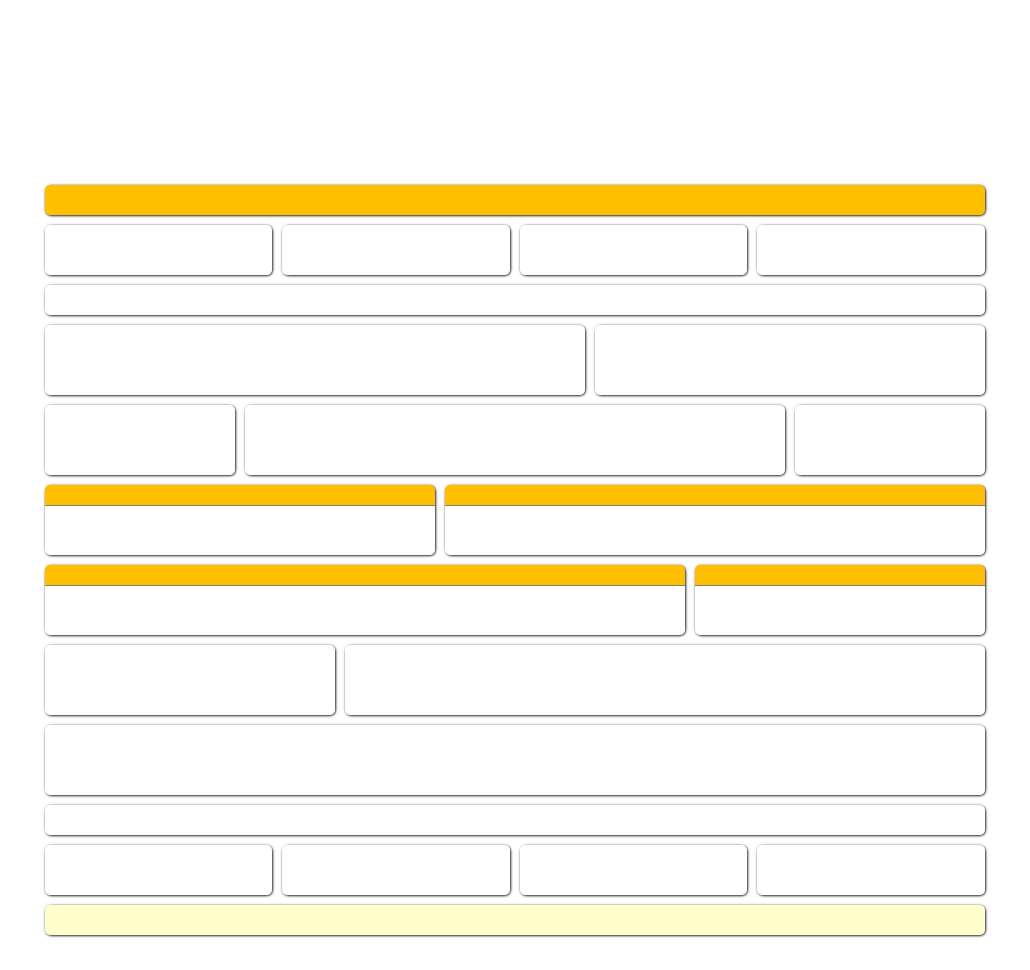
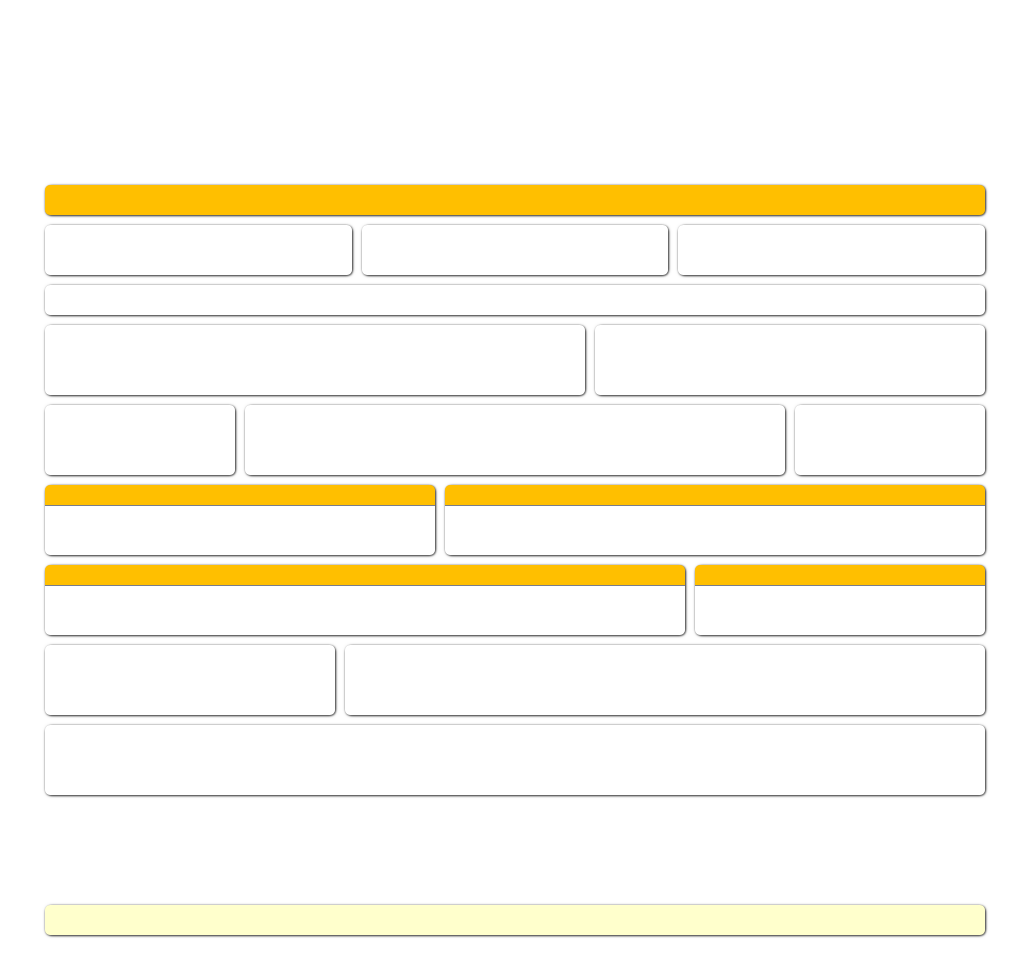
Two versions of the same layered image (1030 x 970). Layer-by-layer changes:
painted on "header boxes" over <box>267,225,762,275</box>
removed layer "footer widget" over <box>45,805,985,835</box>
removed layer "footer boxes" over <box>45,845,985,895</box>
